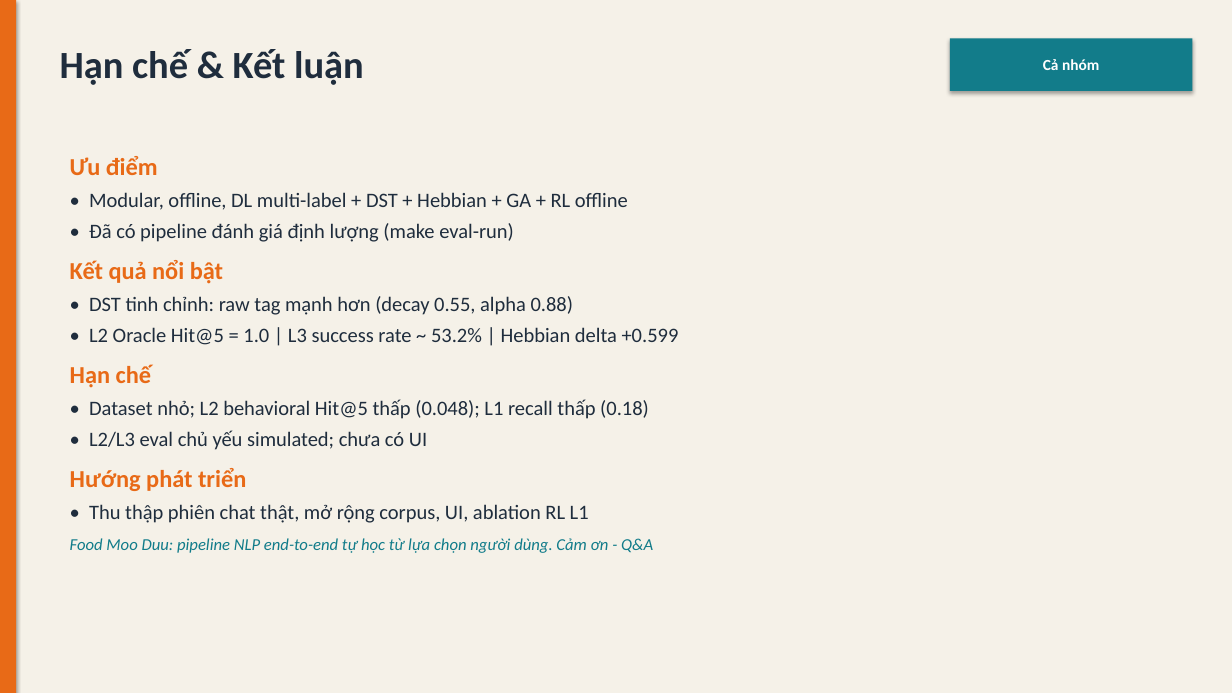
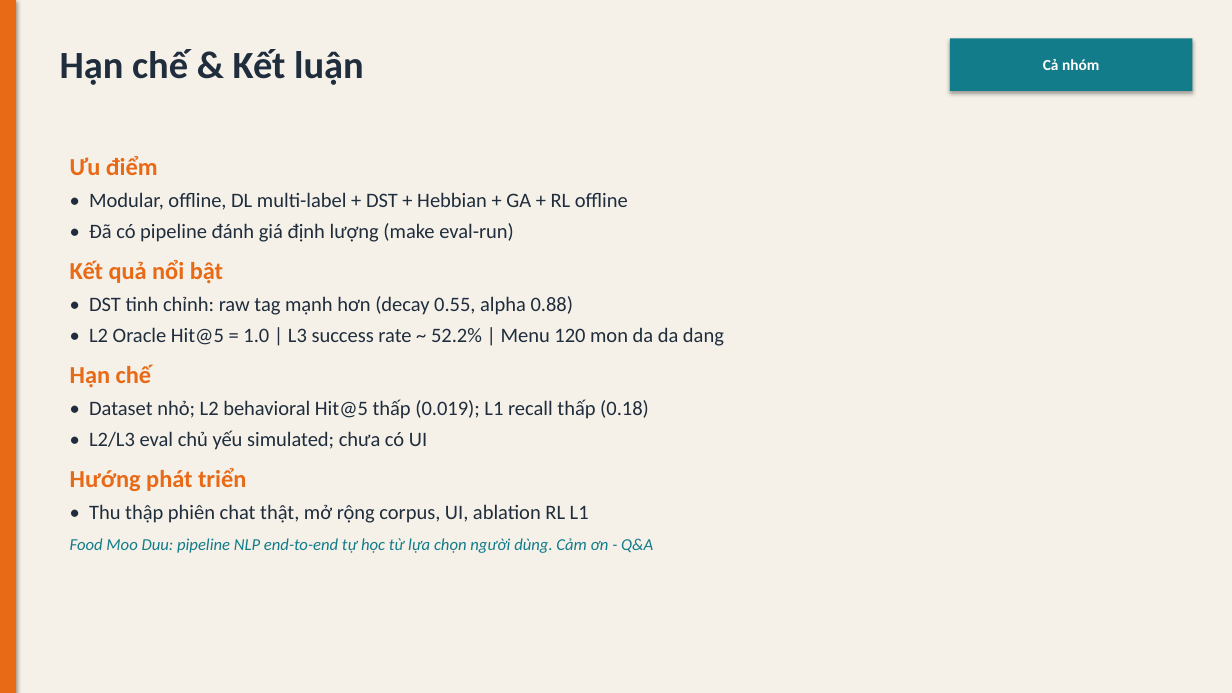
Before and after one commit to quac17/food-moo-duu, a slide deck: slide 24 of docs/food_moo_duu_slides.pptx. Drawn at 1232x693 pixels with LibreOffice and Linux fonts; fonts in the diff are those of the drawing. Boxes give left, top, right and bottom in pixels: in the first picture for what was removed or moved away, otherwise in the second. Text is boxed around its words. In the diff, an @@ line names an element or a change of style, - is before the commit and + after.

```diff
--- a/docs/food_moo_duu_slides.pptx
+++ b/docs/food_moo_duu_slides.pptx
@@ text at (89, 327, 724, 346): text changed @@
-• L2 Oracle Hit@5 = 1.0 | L3 success rate ~ 53.2% | Hebbian delta +0.599
+• L2 Oracle Hit@5 = 1.0 | L3 success rate ~ 52.2% | Menu 120 mon da da dang
@@ text at (89, 399, 649, 419): text changed @@
-• Dataset nhỏ; L2 behavioral Hit@5 thấp (0.048); L1 recall thấp (0.18)
+• Dataset nhỏ; L2 behavioral Hit@5 thấp (0.019); L1 recall thấp (0.18)
```
Also in this commit, not shown: 6 other slides changed, 35 other files.
